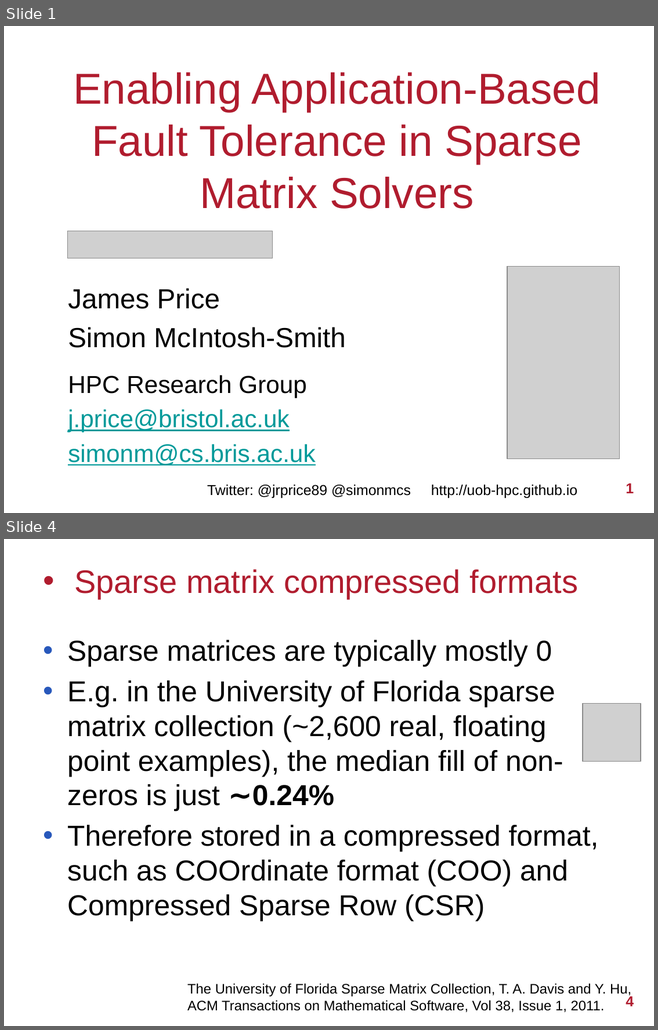
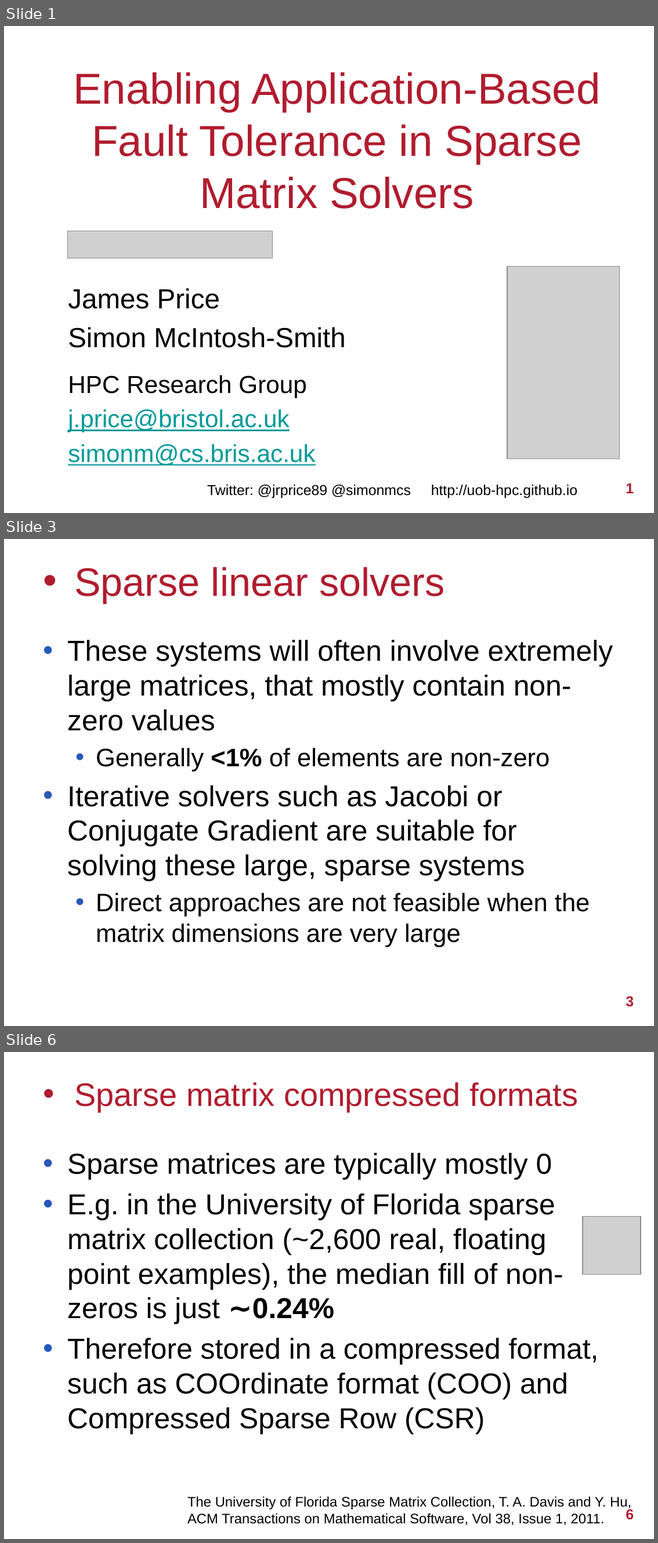
Before and after one commit to UoB-HPC/abft-training, a slide deck: abft-training.pptx. Shown one above the other, each under a label of ours: slides 1 and 4 before the commit, slides 1, 3 and 6 after it; the slides between them are not shown. The pictures are 658x1030 and 658x1543 pixels, drawn with LibreOffice and Linux fonts; fonts in the diff are those of the drawing; grey boxes stand for pictures; background and template pictures are left out. Boxes give left, top, right and bottom in pixels: in the first picture for what was removed or moved away, otherwise in the second. Text is boxed around its words. In the diff, an @@ line names an element or a change of style, - is before the commit and + after.

Commit message:
Add some intro slides about sparse linear solvers

```diff
--- a/abft-training.pptx
+++ b/abft-training.pptx
@@ slide 3 added at (4, 539, 654, 1026), background #FFFFFF @@
@@ title added at (74, 567, 445, 603), 44 pt, text #B01C2E @@
+• Sparse linear solvers
@@ text added at (67, 640, 613, 947), 32 pt, text #000000 @@
+• These systems will often involve extremely large matrices, that mostly contain non-zero values
+  • Generally <1% of elements are non-zero
+• Iterative solvers such as Jacobi or Conjugate Gradient are suitable for solving these large, sparse systems
+  • Direct approaches are not feasible when the matrix dimensions are very large
@@ page number added at (625, 996, 633, 1007), 16 pt, text #B01C2E, bold @@
+3
@@ what was slide 4 is now slide 6 @@
@@ page number at (625, 1508, 633, 1520): text changed @@
-4
+6
```
Also in this commit, not shown: 2 slides changed, 1 other slide added.
